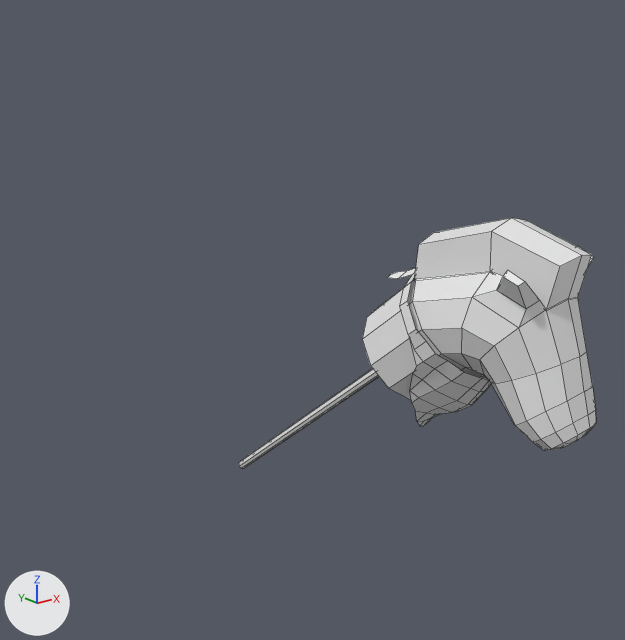
Before and after pictures for a commit that changed the FBX model Assets/Arts/Character/Animations/VaqueraTroteNormalJokerHorse.fbx.
Both versions are drawn from a 50 mm lens placed at (-2.7, -3.37, 2.77), pointed at (-0.19, -0.24, 1.52). The lights are fixed; the arrows at lower left show +X, +Y and +Z. Mesh edges are drawn as thin lines. Where no turn or scale is listed for an object, it has been applied to the vertices.

The first picture shows 'JokerHorse'.
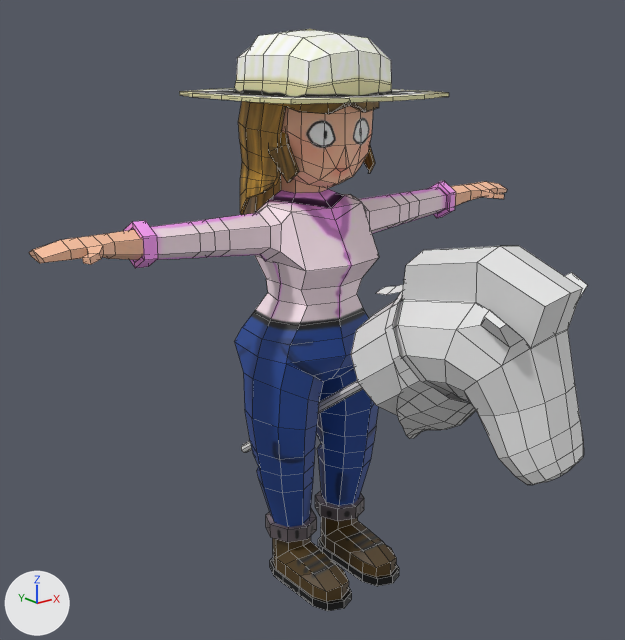
Scene script edits in JSON lines:
```json
{"op": "add", "block": "img_cowgirl_png", "code": ["img_cowgirl_png = load_image('Cowgirl.png', '../Cowgirl/Cowgirl.png', 1024, 1024, 'sRGB')"]}
{"op": "add", "block": "mat_cowgirl", "code": ["mat_cowgirl = principled_material('Cowgirl')", "mat_cowgirl.texture = img_cowgirl_png"]}
{"op": "add", "block": "me_cylinder_002", "code": ["me_cylinder_002 = bpy.data.meshes.new('Cylinder.002')", "me_cylinder_002.from_pydata(...)  # 1186 vertices, 1136 faces; spans x -1.44..1.44, y -0.56..0.61, z 0.01..2.86", "me_cylinder_002.materials.append(mat_cowgirl)  # picture img_cowgirl_png"]}
{"op": "set", "path": "ob_jokerhorse.location", "old": "(0.096, -0.528, 1.333)", "new": "(-0.004, -0.575, 1.314)"}
{"op": "set", "path": "ob_jokerhorse.rotation_euler", "old": "(2.448, -0.0265, 0.0946)", "new": "(2.525, -0.109, 0.0356)", "note": "degrees (140, -1.5, 5.4) -> degrees (145, -6.2, 2)"}
{"op": "add", "block": "ob_cylinder", "code": ["ob_cylinder = bpy.data.objects.new('Cylinder', me_cylinder_002)", "ob_cylinder.location = (0.0, 0.0, 0.0)"]}
```

Pixel boxes (x1, y1, x2, y2) of what changed, in the pictures (625 x 640 px):
```json
{"object": "Cylinder", "change": "added", "after": [29, 29, 507, 611]}
{"object": "JokerHorse", "change": "moved, turned", "before": [239, 218, 596, 469], "after": [241, 245, 587, 485]}
```
